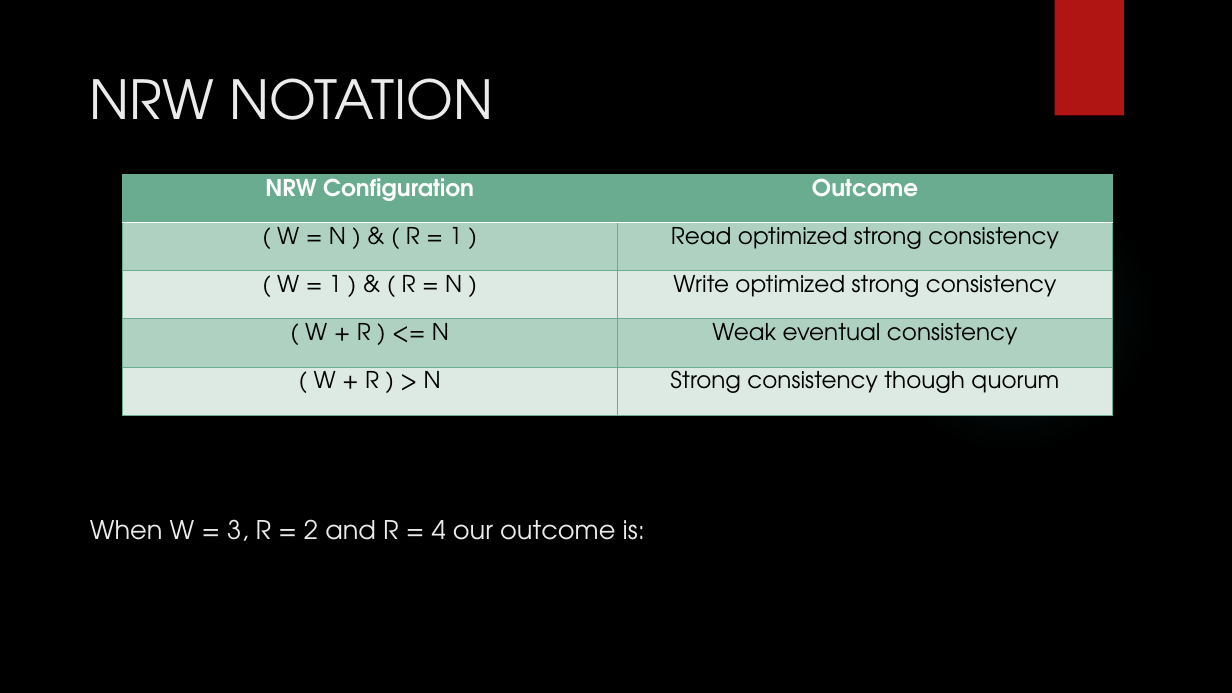
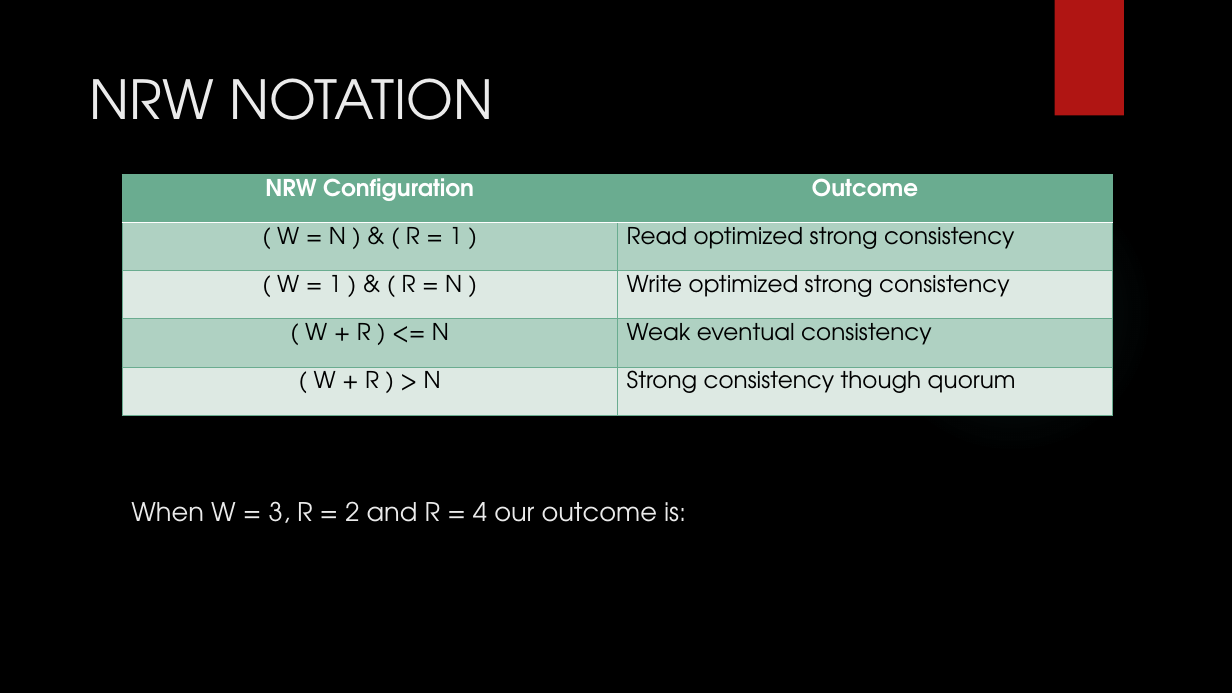
Before and after one commit to MaxWOU/cs364pptx, a slide deck: slide 5 of group6slidshow.pptx. Drawn at 1232x693 pixels with LibreOffice and Linux fonts; fonts in the diff are those of the drawing; background and template pictures are left out. Boxes give left, top, right and bottom in pixels: in the first picture for what was removed or moved away, otherwise in the second. Text is boxed around its words. In the diff, an @@ line names an element or a change of style, - is before the commit and + after.

```diff
--- a/group6slidshow.pptx
+++ b/group6slidshow.pptx
@@ table at <box>122,175,1113,416</box> @@
@@ alignment centre to left @@
@@ title "When W = 3, R ...": place and size @@
-title "When W = 3, R ..." at <box>90,519,645,541</box>
+title "When W = 3, R ..." at <box>131,501,686,523</box>
```
